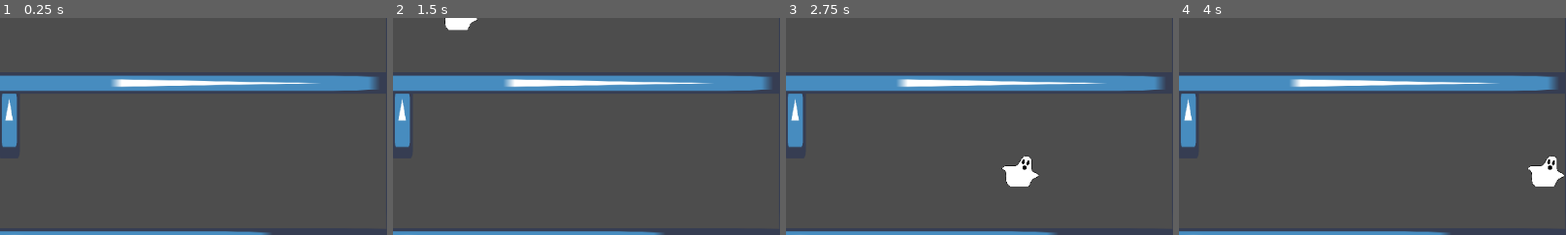
Above: before the commit, frames 1-4 (left to right).
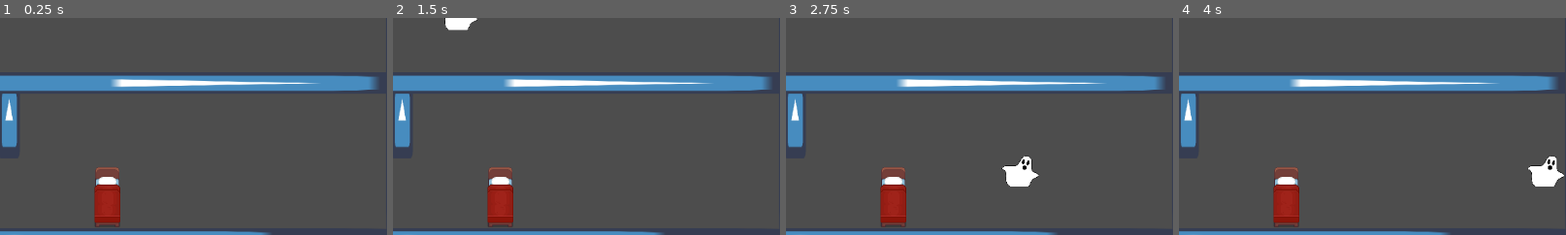
Above: after the commit, the same moments.

Repository: TheRedSwaRM/spook-n-span-game
Game: Godot game, scene res://scenes/main.tscn
Two runs of this game, one before a commit and one after it. Both use one fixed random seed, a clock stepped at 60 frames per second and the inputs below. The engine's default icon, where the game draws it, is replaced by a stand-in: a white triangle on a blue panel in a dark square.
Inputs:
- Up to frame 1 (0.25 s): no input
- Up to frame 2 (1.5 s): tap Enter at 0.5 s; hold Right (ui_right) 0.53-1.28 s; hold Down (ui_down) from 1.28 s (still down)
- Up to frame 3 (2.75 s): release Down (ui_down) at 2.03 s; hold Right (ui_right) from 2.03 s (still down)
- Up to frame 4 (4 s): release Right (ui_right) at 2.78 s; hold Up (ui_up) 2.78-3.53 s; hold Left (ui_left) from 3.53 s (still down)
The pictures show only the part of the screen within x 47-97%, y 47-97%; the shares and areas given below are measured in that part.

The runs differ from the first frame. In frame 1, 1.8% of the frame differs, in the area x 24-32%, y 68-97%; in frame 2, 1.8%; in frame 3, 1.8%; in frame 4, 1.8%.

Commit message:
chore: playing around, figuring out how to implement event on body entered for furniture

Diff:
--- /dev/null
+++ b/assets/scripts/furniture_bed.gd
@@ -0,0 +1,15 @@
+extends Node2D
+
+
+# Called when the node enters the scene tree for the first time.
+func _ready():
+	pass # Replace with function body.
+
+
+# Called every frame. 'delta' is the elapsed time since the previous frame.
+func _process(delta):
+	pass
+
+func _on_Area2D_body_entered(body):
+	print("yo!")
+	pass
--- a/assets/scripts/ghost.gd
+++ b/assets/scripts/ghost.gd
@@ -34,4 +34,4 @@
 	move_and_slide()
 
 
-	print(velocity)
+	# print(velocity)
--- /dev/null
+++ b/scenes/StaticBody2D.gd
@@ -0,0 +1,15 @@
+extends StaticBody2D
+
+
+# Called when the node enters the scene tree for the first time.
+func _ready():
+	pass # Replace with function body.
+
+
+# Called every frame. 'delta' is the elapsed time since the previous frame.
+func _process(delta):
+	pass
+
+func _on_Area2D_body_entered(body):
+	print("yo!")
+	pass
--- a/scenes/furniture_bed.tscn
+++ b/scenes/furniture_bed.tscn
@@ -1,5 +1,22 @@
-[gd_scene format=3 uid="uid://vs4er432h10o"]
+[gd_scene load_steps=4 format=3 uid="uid://vs4er432h10o"]
+
+[ext_resource type="Texture2D" uid="uid://vvyaypn3cyfn" path="res://assets/art/furniture_free pack.png" id="1_loud4"]
+[ext_resource type="Script" path="res://scenes/StaticBody2D.gd" id="1_t3nfg"]
+
+[sub_resource type="RectangleShape2D" id="RectangleShape2D_drjvf"]
+size = Vector2(32, 88)
 
 [node name="furniture_bed" type="Node2D"]
 
-[node name="furniture_bed_sprite" type="Sprite2D" parent="."]
+[node name="StaticBody2D" type="StaticBody2D" parent="."]
+script = ExtResource("1_t3nfg")
+
+[node name="CollisionShape2D" type="CollisionShape2D" parent="StaticBody2D"]
+position = Vector2(0, 4)
+shape = SubResource("RectangleShape2D_drjvf")
+disabled = true
+
+[node name="furniture_bed_sprite" type="Sprite2D" parent="StaticBody2D"]
+texture = ExtResource("1_loud4")
+hframes = 7
+vframes = 2
--- a/scenes/main.tscn
+++ b/scenes/main.tscn
@@ -1,7 +1,8 @@
-[gd_scene load_steps=4 format=3 uid="uid://bkgmrbtqmuci"]
+[gd_scene load_steps=5 format=3 uid="uid://bkgmrbtqmuci"]
 
 [ext_resource type="PackedScene" uid="uid://bj1my3heheye7" path="res://scenes/player_ghost.tscn" id="2_gc0xg"]
 [ext_resource type="Texture2D" uid="uid://dghtjd48qt8ww" path="res://assets/art/icon.png" id="3_10mux"]
+[ext_resource type="PackedScene" uid="uid://vs4er432h10o" path="res://scenes/furniture_bed.tscn" id="3_go6cy"]
 
 [sub_resource type="RectangleShape2D" id="RectangleShape2D_gxi31"]
 size = Vector2(32, 1120)
@@ -78,3 +79,6 @@
 texture = ExtResource("3_10mux")
 
 [node name="ghostChar" parent="." instance=ExtResource("2_gc0xg")]
+
+[node name="furniture_bed" parent="." instance=ExtResource("3_go6cy")]
+position = Vector2(706, 567)
Binary file added: assets/art/furniture_free pack.png
Not shown, added: assets/art/furniture_free pack.png.import
